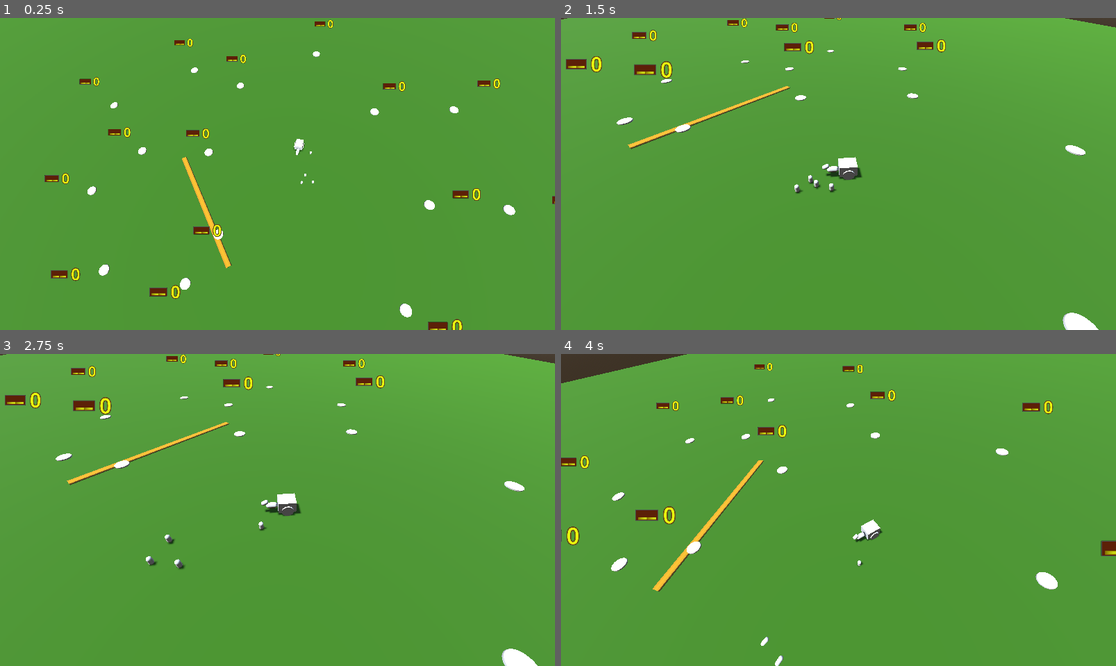
Above: before the commit, frames 1-4 (two rows, left to right).
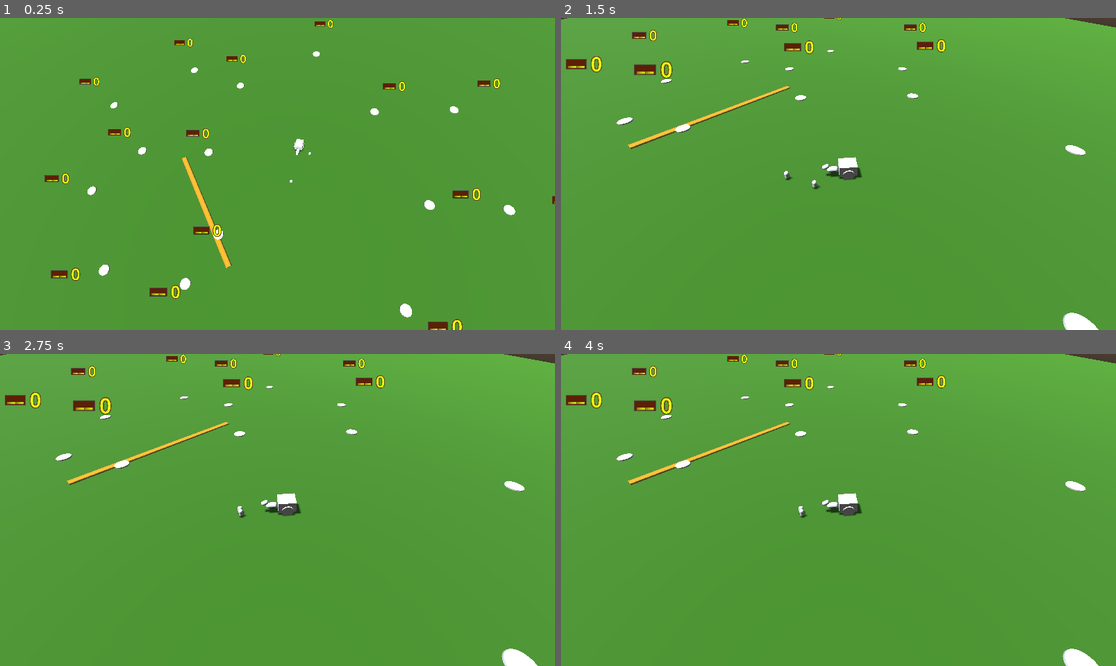
Above: after the commit, the same moments.

Repository: squirrelsoftcompany/LD58
Game: Godot game, scene res://scene/SceneTestSynack.tscn
Two runs of this game, one before a commit and one after it. Both use one fixed random seed, a clock stepped at 60 frames per second and the inputs below. This scene is started directly instead of the project's main scene.
Inputs (mouse positions are in pixels of both pictures, inside the frame that each line leads up to):
- Up to frame 1 (0.25 s): no input
- Up to frame 2 (1.5 s): tap Enter (ui_accept) at 0.5, 0.77 s; move the mouse to (960, 158) at 0.52 s; click (960, 158) at 0.67 s; move the mouse to (727, 189) at 1.27 s; click (727, 189) at 1.42 s
- Up to frame 3 (2.75 s): tap Enter (ui_accept) at 1.52 s; move the mouse to (333, 441) at 2.02 s; click (333, 441) at 2.17 s
- Up to frame 4 (4 s): move the mouse to (810, 572) at 2.77 s; click (810, 572) at 2.92 s; tap Enter (ui_accept) at 3.02, 3.77 s; move the mouse to (1005, 556) at 3.52 s; click (1005, 556) at 3.67 s

The runs differ from the first frame. In frame 1, less than 0.1% of the frame differs, in the area x 52-57%, y 42-54%; in frame 2, 0.1%; in frame 3, 0.2%; in frame 4, 6.1%, in the area x 0-100%, y 0-100%.
Error before the commit: Invalid access to property or key 'position' on a base object of type 'null instance'. (res://Scripts/Places/road.gd:20)
Error after the commit: Invalid access to property or key 'outgoing_roads' on a base object of type 'Nil'. (res://Scripts/Places/road.gd:40)

Commit message:
We still can't hire guards, but at least we can defend ourselves (addition of a default guard).

Diff:
--- a/Scripts/ambush.gd
+++ b/Scripts/ambush.gd
@@ -5,8 +5,8 @@
 
 var caravan: Caravan
 @export var spawn_distance: float = 5.0
-@export var guard_distance: float = 3.0
-@export var spread_radius: float = 4.0
+@export var guard_distance: float = 0.5
+@export var spread_radius: float = 0.1
 @export var direction: Vector3 = Vector3.BACK
 @export var bandit_scene: PackedScene
 
@@ -64,6 +64,8 @@
 	#Guards placement
 	var guards = caravan.get_guards()
 	for guard in guards:
+		#Add guard on scene
+		add_child(guard)
 		var lateral_offset = Vector3(
 			randf_range(-spread_radius * 0.5, spread_radius * 0.5),
 			0.0,
@@ -76,6 +78,11 @@
 
 func end_ambush():
 	state = AmbushState.END
+	#Retrive guards on scene and heal them
+	var guards = caravan.get_guards()
+	for guard in guards:
+		guard.heal()
+		remove_child(guard)
 	# Return camera to original view
 	var tween = create_tween()
 	tween.tween_property(camera, "global_transform", original_cam_transform, camera_move_duration)
--- a/Scripts/caravan.gd
+++ b/Scripts/caravan.gd
@@ -5,13 +5,14 @@
 var next_zone : Place
 var movement_tween : Tween
 var gold : int = 0
-var guard : Array[Guard]
+var guards : Array[Guard]
 var ambushed : bool = false
 var current_path : Road
 
 @export var capital : Place
 @export var food : int = 10
 @export var max_food : int = 10
+@export var guard_scene: PackedScene
 
 func _ready():
 	current_zone = capital
@@ -21,6 +22,10 @@
 	GlobalEventHolder.connect("reward_received", Callable(self, "_on_reward_received"))
 	GlobalEventHolder.connect("endAmbush", Callable(self, "_on_endAmbush"))
 	print("TODO: caravan still starts the loop")
+	#Add the first guard
+	var guard = guard_scene.instantiate()
+	guards.append(guard)
+
 
 func _move(x:Place):
 	next_zone = x
@@ -94,7 +99,7 @@
 	ambushed = false
 
 func get_guards() -> Array[Guard]:
-	return guard
+	return guards
 
 func generateAmbush(p_current_zone: Place,p_next_zone: Place) -> int:
 	var current_crimerate
--- a/Scripts/guard.gd
+++ b/Scripts/guard.gd
@@ -8,9 +8,10 @@
 	pass
 
 func _ready():
+	max_pv = pv
 	#  Default weapon for test
 	var newWeapon = Weapon.new()
-	newWeapon.weapon_damage = 50
+	newWeapon.weapon_damage = 10
 	newWeapon.weapon_range = 0.3
 	set_weapon(newWeapon)
 	# Found foo
--- a/Scripts/human.gd
+++ b/Scripts/human.gd
@@ -8,7 +8,7 @@
 @export var weapon : Weapon
 @export var cooldown_hit: float = 1.5
 
-
+var max_pv : int
 var foos: Array[Node3D] = []
 var can_hit: bool = true
 var hit_timer: Timer
@@ -19,6 +19,10 @@
 
 func set_weapon(pWeapon : Weapon):
 	weapon = pWeapon
+
+func heal():
+	state = BodyState.ALIVE
+	pv = max_pv
 
 func try_to_hit(human : Human) -> void:
 	if can_hit:
--- a/scene/SceneTestSynack.tscn
+++ b/scene/SceneTestSynack.tscn
@@ -1,10 +1,9 @@
-[gd_scene load_steps=16 format=3 uid="uid://6lniomeseq0r"]
+[gd_scene load_steps=15 format=3 uid="uid://6lniomeseq0r"]
 
 [ext_resource type="Script" uid="uid://cb4pum6jxof2s" path="res://scene/scene_test_synack.gd" id="1_vglxh"]
 [ext_resource type="Script" uid="uid://cq138k2ibep63" path="res://Scripts/UI/eventManager.gd" id="2_gl1cq"]
 [ext_resource type="PackedScene" uid="uid://42gux3sh7vl4" path="res://scene/UI/event_ui.tscn" id="2_mraof"]
 [ext_resource type="PackedScene" uid="uid://17hga36jjuc4" path="res://scene/guard.tscn" id="4_k65o0"]
-[ext_resource type="PackedScene" uid="uid://dnmj48v5ydjje" path="res://scene/bandit.tscn" id="5_xmote"]
 [ext_resource type="PackedScene" uid="uid://dpnm4wsmas28f" path="res://scene/ambush.tscn" id="6_g4tej"]
 [ext_resource type="PackedScene" uid="uid://fpe8p52wc2xa" path="res://scene/caravan.tscn" id="6_xmote"]
 [ext_resource type="Script" uid="uid://rejjwwhj0wh6" path="res://Scripts/Vfx/directional_light_3d.gd" id="8_8fxi8"]
@@ -41,13 +40,8 @@
 
 [node name="Guard" parent="." instance=ExtResource("4_k65o0")]
 transform = Transform3D(1, 0, 0, 0, 1, 0, 0, 0, 1, 1.7603824, 0, 0)
-pv = 100
-speed = 0.5
-
-[node name="Ambush" parent="." node_paths=PackedStringArray("caravan", "camera") instance=ExtResource("6_g4tej")]
-caravan = NodePath("../Caravan")
-bandit_scene = ExtResource("5_xmote")
-camera = NodePath("../Camera3D")
+
+[node name="Ambush" parent="." instance=ExtResource("6_g4tej")]
 
 [node name="Node3D" type="Node3D" parent="."]
 transform = Transform3D(1, 0, 0, 0, 0.49999997, 0.86602545, 0, -0.86602545, 0.49999997, 0, 0, 0)
@@ -67,184 +61,94 @@
 
 [node name="MainRing" type="Node3D" parent="RoadHolder"]
 
-[node name="MainRoad1" parent="RoadHolder/MainRing" node_paths=PackedStringArray("from", "to") instance=ExtResource("9_jfi73")]
-crimeRate = 0.0
-from = NodePath("")
-to = NodePath("")
-
-[node name="MainRoad2" parent="RoadHolder/MainRing" node_paths=PackedStringArray("from", "to") instance=ExtResource("9_jfi73")]
-crimeRate = 0.0
-from = NodePath("")
-to = NodePath("")
-
-[node name="MainRoad3" parent="RoadHolder/MainRing" node_paths=PackedStringArray("from", "to") instance=ExtResource("9_jfi73")]
-crimeRate = 0.0
-from = NodePath("")
-to = NodePath("")
-
-[node name="MainRoad4" parent="RoadHolder/MainRing" node_paths=PackedStringArray("from", "to") instance=ExtResource("9_jfi73")]
-crimeRate = 0.0
-from = NodePath("")
-to = NodePath("")
-
-[node name="MainRoad5" parent="RoadHolder/MainRing" node_paths=PackedStringArray("from", "to") instance=ExtResource("9_jfi73")]
-crimeRate = 0.0
-from = NodePath("")
-to = NodePath("")
-
-[node name="MainRoad6" parent="RoadHolder/MainRing" node_paths=PackedStringArray("from", "to") instance=ExtResource("9_jfi73")]
-crimeRate = 0.0
-from = NodePath("")
-to = NodePath("")
-
-[node name="MainRoad7" parent="RoadHolder/MainRing" node_paths=PackedStringArray("from", "to") instance=ExtResource("9_jfi73")]
-crimeRate = 0.0
-from = NodePath("")
-to = NodePath("")
+[node name="MainRoad1" parent="RoadHolder/MainRing" instance=ExtResource("9_jfi73")]
+
+[node name="MainRoad2" parent="RoadHolder/MainRing" instance=ExtResource("9_jfi73")]
+
+[node name="MainRoad3" parent="RoadHolder/MainRing" instance=ExtResource("9_jfi73")]
+
+[node name="MainRoad4" parent="RoadHolder/MainRing" instance=ExtResource("9_jfi73")]
+
+[node name="MainRoad5" parent="RoadHolder/MainRing" instance=ExtResource("9_jfi73")]
+
+[node name="MainRoad6" parent="RoadHolder/MainRing" instance=ExtResource("9_jfi73")]
+
+[node name="MainRoad7" parent="RoadHolder/MainRing" instance=ExtResource("9_jfi73")]
 
 [node name="InRing" type="Node3D" parent="RoadHolder"]
 
-[node name="InRoad1" parent="RoadHolder/InRing" node_paths=PackedStringArray("from", "to") instance=ExtResource("9_jfi73")]
-cost = 3
-crimeRate = 0.0
-from = NodePath("")
-to = NodePath("")
-
-[node name="InRoad2" parent="RoadHolder/InRing" node_paths=PackedStringArray("from", "to") instance=ExtResource("9_jfi73")]
-cost = 3
-crimeRate = 0.0
-from = NodePath("")
-to = NodePath("")
-
-[node name="InRoad3" parent="RoadHolder/InRing" node_paths=PackedStringArray("from", "to") instance=ExtResource("9_jfi73")]
-cost = 3
-crimeRate = 0.0
-from = NodePath("")
-to = NodePath("")
-
-[node name="InRoad4" parent="RoadHolder/InRing" node_paths=PackedStringArray("from", "to") instance=ExtResource("9_jfi73")]
-cost = 3
-crimeRate = 0.0
-from = NodePath("")
-to = NodePath("")
-
-[node name="InRoad5" parent="RoadHolder/InRing" node_paths=PackedStringArray("from", "to") instance=ExtResource("9_jfi73")]
-cost = 3
-crimeRate = 0.0
-from = NodePath("")
-to = NodePath("")
-
-[node name="InRoad6" parent="RoadHolder/InRing" node_paths=PackedStringArray("from", "to") instance=ExtResource("9_jfi73")]
-cost = 3
-crimeRate = 0.0
-from = NodePath("")
-to = NodePath("")
+[node name="InRoad1" parent="RoadHolder/InRing" instance=ExtResource("9_jfi73")]
+cost = 3
+
+[node name="InRoad2" parent="RoadHolder/InRing" instance=ExtResource("9_jfi73")]
+cost = 3
+
+[node name="InRoad3" parent="RoadHolder/InRing" instance=ExtResource("9_jfi73")]
+cost = 3
+
+[node name="InRoad4" parent="RoadHolder/InRing" instance=ExtResource("9_jfi73")]
+cost = 3
+
+[node name="InRoad5" parent="RoadHolder/InRing" instance=ExtResource("9_jfi73")]
+cost = 3
+
+[node name="InRoad6" parent="RoadHolder/InRing" instance=ExtResource("9_jfi73")]
+cost = 3
 
 [node name="OutRing" type="Node3D" parent="RoadHolder"]
 
-[node name="OutRoad1" parent="RoadHolder/OutRing" node_paths=PackedStringArray("from", "to") instance=ExtResource("9_jfi73")]
-cost = 4
-crimeRate = 0.0
-from = NodePath("")
-to = NodePath("")
-
-[node name="OutRoad2" parent="RoadHolder/OutRing" node_paths=PackedStringArray("from", "to") instance=ExtResource("9_jfi73")]
-cost = 4
-crimeRate = 0.0
-from = NodePath("")
-to = NodePath("")
-
-[node name="OutRoad3" parent="RoadHolder/OutRing" node_paths=PackedStringArray("from", "to") instance=ExtResource("9_jfi73")]
-cost = 4
-crimeRate = 0.0
-from = NodePath("")
-to = NodePath("")
-
-[node name="OutRoad4" parent="RoadHolder/OutRing" node_paths=PackedStringArray("from", "to") instance=ExtResource("9_jfi73")]
-cost = 4
-crimeRate = 0.0
-from = NodePath("")
-to = NodePath("")
-
-[node name="OutRoad5" parent="RoadHolder/OutRing" node_paths=PackedStringArray("from", "to") instance=ExtResource("9_jfi73")]
-cost = 4
-crimeRate = 0.0
-from = NodePath("")
-to = NodePath("")
-
-[node name="OutRoad6" parent="RoadHolder/OutRing" node_paths=PackedStringArray("from", "to") instance=ExtResource("9_jfi73")]
-cost = 4
-crimeRate = 0.0
-from = NodePath("")
-to = NodePath("")
-
-[node name="OutRoad7" parent="RoadHolder/OutRing" node_paths=PackedStringArray("from", "to") instance=ExtResource("9_jfi73")]
-cost = 4
-crimeRate = 0.0
-from = NodePath("")
-to = NodePath("")
-
-[node name="OutRoad8" parent="RoadHolder/OutRing" node_paths=PackedStringArray("from", "to") instance=ExtResource("9_jfi73")]
-cost = 4
-crimeRate = 0.0
-from = NodePath("")
-to = NodePath("")
-
-[node name="OutRoad9" parent="RoadHolder/OutRing" node_paths=PackedStringArray("from", "to") instance=ExtResource("9_jfi73")]
-cost = 4
-crimeRate = 0.0
-from = NodePath("")
-to = NodePath("")
+[node name="OutRoad1" parent="RoadHolder/OutRing" instance=ExtResource("9_jfi73")]
+cost = 4
+
+[node name="OutRoad2" parent="RoadHolder/OutRing" instance=ExtResource("9_jfi73")]
+cost = 4
+
+[node name="OutRoad3" parent="RoadHolder/OutRing" instance=ExtResource("9_jfi73")]
+cost = 4
+
+[node name="OutRoad4" parent="RoadHolder/OutRing" instance=ExtResource("9_jfi73")]
+cost = 4
+
+[node name="OutRoad5" parent="RoadHolder/OutRing" instance=ExtResource("9_jfi73")]
+cost = 4
+
+[node name="OutRoad6" parent="RoadHolder/OutRing" instance=ExtResource("9_jfi73")]
+cost = 4
+
+[node name="OutRoad7" parent="RoadHolder/OutRing" instance=ExtResource("9_jfi73")]
+cost = 4
+
+[node name="OutRoad8" parent="RoadHolder/OutRing" instance=ExtResource("9_jfi73")]
+cost = 4
+
+[node name="OutRoad9" parent="RoadHolder/OutRing" instance=ExtResource("9_jfi73")]
+cost = 4
 
 [node name="Connector" type="Node3D" parent="RoadHolder"]
 
-[node name="ConnectorRoad1" parent="RoadHolder/Connector" node_paths=PackedStringArray("from", "to") instance=ExtResource("9_jfi73")]
-cost = 2
-crimeRate = 0.0
-from = NodePath("")
-to = NodePath("")
-
-[node name="ConnectorRoad2" parent="RoadHolder/Connector" node_paths=PackedStringArray("from", "to") instance=ExtResource("9_jfi73")]
-cost = 2
-crimeRate = 0.0
-from = NodePath("")
-to = NodePath("")
-
-[node name="ConnectorRoad3" parent="RoadHolder/Connector" node_paths=PackedStringArray("from", "to") instance=ExtResource("9_jfi73")]
-cost = 2
-crimeRate = 0.0
-from = NodePath("")
-to = NodePath("")
-
-[node name="ConnectorRoad4" parent="RoadHolder/Connector" node_paths=PackedStringArray("from", "to") instance=ExtResource("9_jfi73")]
-cost = 2
-crimeRate = 0.0
-from = NodePath("")
-to = NodePath("")
-
-[node name="ConnectorRoad5" parent="RoadHolder/Connector" node_paths=PackedStringArray("from", "to") instance=ExtResource("9_jfi73")]
-cost = 2
-crimeRate = 0.0
-from = NodePath("")
-to = NodePath("")
-
-[node name="ConnectorRoad6" parent="RoadHolder/Connector" node_paths=PackedStringArray("from", "to") instance=ExtResource("9_jfi73")]
-cost = 2
-crimeRate = 0.0
-from = NodePath("")
-to = NodePath("")
-
-[node name="ConnectorRoad7" parent="RoadHolder/Connector" node_paths=PackedStringArray("from", "to") instance=ExtResource("9_jfi73")]
-cost = 2
-crimeRate = 0.0
-from = NodePath("")
-to = NodePath("")
-
-[node name="ConnectorRoad8" parent="RoadHolder/Connector" node_paths=PackedStringArray("from", "to") instance=ExtResource("9_jfi73")]
-cost = 2
-crimeRate = 0.0
-from = NodePath("")
-to = NodePath("")
+[node name="ConnectorRoad1" parent="RoadHolder/Connector" instance=ExtResource("9_jfi73")]
+cost = 2
+
+[node name="ConnectorRoad2" parent="RoadHolder/Connector" instance=ExtResource("9_jfi73")]
+cost = 2
+
+[node name="ConnectorRoad3" parent="RoadHolder/Connector" instance=ExtResource("9_jfi73")]
+cost = 2
+
+[node name="ConnectorRoad4" parent="RoadHolder/Connector" instance=ExtResource("9_jfi73")]
+cost = 2
+
+[node name="ConnectorRoad5" parent="RoadHolder/Connector" instance=ExtResource("9_jfi73")]
+cost = 2
+
+[node name="ConnectorRoad6" parent="RoadHolder/Connector" instance=ExtResource("9_jfi73")]
+cost = 2
+
+[node name="ConnectorRoad7" parent="RoadHolder/Connector" instance=ExtResource("9_jfi73")]
+cost = 2
+
+[node name="ConnectorRoad8" parent="RoadHolder/Connector" instance=ExtResource("9_jfi73")]
+cost = 2
 
 [node name="ZoneHolder" type="Node3D" parent="."]
 
@@ -325,9 +229,8 @@
 transform = Transform3D(1, 0, 0, 0, 1, 0, 0, 0, 1, 35.95874, -1.9073486e-06, -9.864445)
 population = 3
 
-[node name="Caravan" parent="." node_paths=PackedStringArray("capital") instance=ExtResource("6_xmote")]
+[node name="Caravan" parent="." instance=ExtResource("6_xmote")]
 transform = Transform3D(-1, 0, -8.742278e-08, 0, 1, 0, 8.742278e-08, 0, -1, 0, 0, 0)
-capital = NodePath("")
 
 [node name="Camera3D" type="Camera3D" parent="."]
 transform = Transform3D(1, 0, 0, 0, 0.29427394, 0.95572114, 0, -0.95572114, 0.29427394, 0, 28.38175, 15.781097)
--- a/scene/bandit.tscn
+++ b/scene/bandit.tscn
@@ -12,7 +12,7 @@
 [node name="Bandit" type="Node3D" groups=["bandit"]]
 script = ExtResource("1_1t8un")
 pv = 50
-speed = 4.0
+speed = 1.0
 
 [node name="Body" type="MeshInstance3D" parent="."]
 transform = Transform3D(1, 0, 0, 0, 1, 0, 0, 0, 1, 0, 0.3, 0)
--- a/scene/caravan.tscn
+++ b/scene/caravan.tscn
@@ -1,6 +1,7 @@
-[gd_scene load_steps=7 format=3 uid="uid://fpe8p52wc2xa"]
+[gd_scene load_steps=8 format=3 uid="uid://fpe8p52wc2xa"]
 
 [ext_resource type="Script" uid="uid://dspbrgsl6xa86" path="res://Scripts/caravan.gd" id="1_m368y"]
+[ext_resource type="PackedScene" uid="uid://17hga36jjuc4" path="res://scene/guard.tscn" id="2_0ecal"]
 [ext_resource type="Script" uid="uid://dmrgncrlryhow" path="res://Scripts/Vfx/torch.gd" id="2_hf2xf"]
 
 [sub_resource type="BoxMesh" id="BoxMesh_hf2xf"]
@@ -21,6 +22,7 @@
 
 [node name="Caravan" type="Node3D" groups=["caravan"]]
 script = ExtResource("1_m368y")
+guard_scene = ExtResource("2_0ecal")
 
 [node name="WorldVis" type="Node3D" parent="."]
 transform = Transform3D(-1, 0, -8.742278e-08, 0, 1, 0, 8.742278e-08, 0, -1, 0, 0, 0)
--- a/scene/guard.tscn
+++ b/scene/guard.tscn
@@ -9,7 +9,7 @@
 [node name="Guard" type="Node3D" groups=["guard"]]
 script = ExtResource("1_6ld80")
 pv = 100
-speed = 0.5
+speed = 1.2
 
 [node name="Body" type="MeshInstance3D" parent="."]
 transform = Transform3D(1, 0, 0, 0, 1, 0, 0, 0, 1, 0, 0.3, 0)
